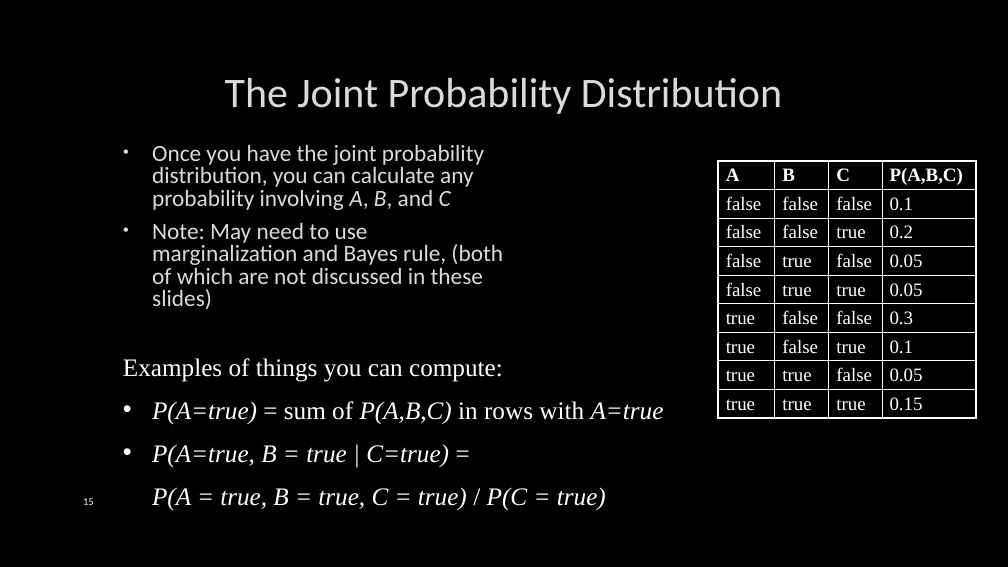
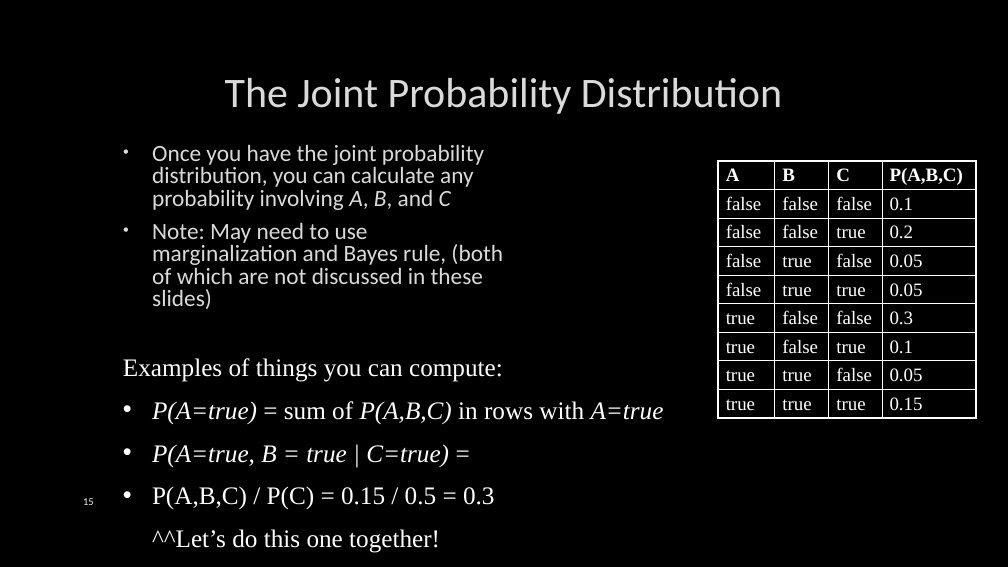
Before and after one commit to markfloryan/AI, a slide deck: slide 15 of slides/08-Uncertainty-BayesNets.pptx. Drawn at 1008x567 pixels with LibreOffice and Linux fonts; fonts in the diff are those of the drawing; background and template pictures are left out. Boxes give left, top, right and bottom in pixels: in the first picture for what was removed or moved away, otherwise in the second. Text is boxed around its words. In the diff, an @@ line names an element or a change of style, - is before the commit and + after.

```diff
--- a/slides/08-Uncertainty-BayesNets.pptx
+++ b/slides/08-Uncertainty-BayesNets.pptx
@@ text at (152, 486, 495, 553): text changed; italic off @@
-P(A = true, B = true, C = true) / P(C = true)
+• P(A,B,C) / P(C) = 0.15 / 0.5 = 0.3
+^^Let’s do this one together!
```
Also in this commit, not shown: 3 other slides changed, 18 other files.
